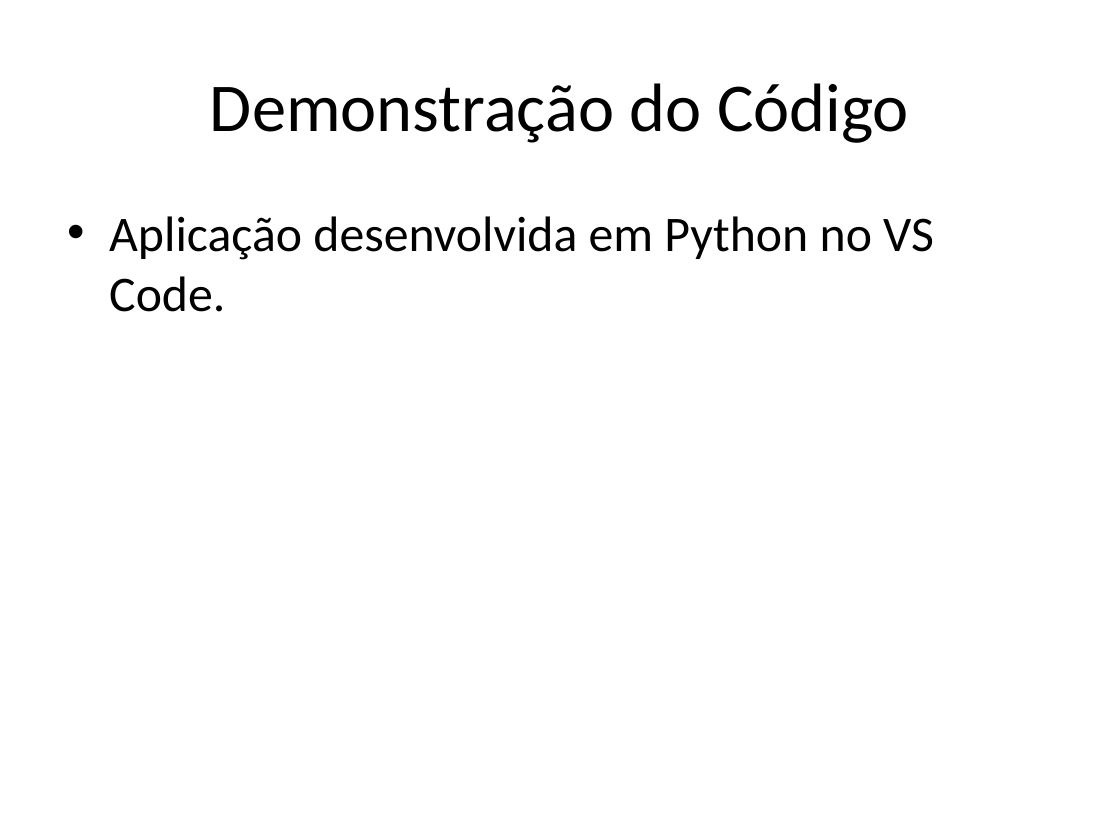
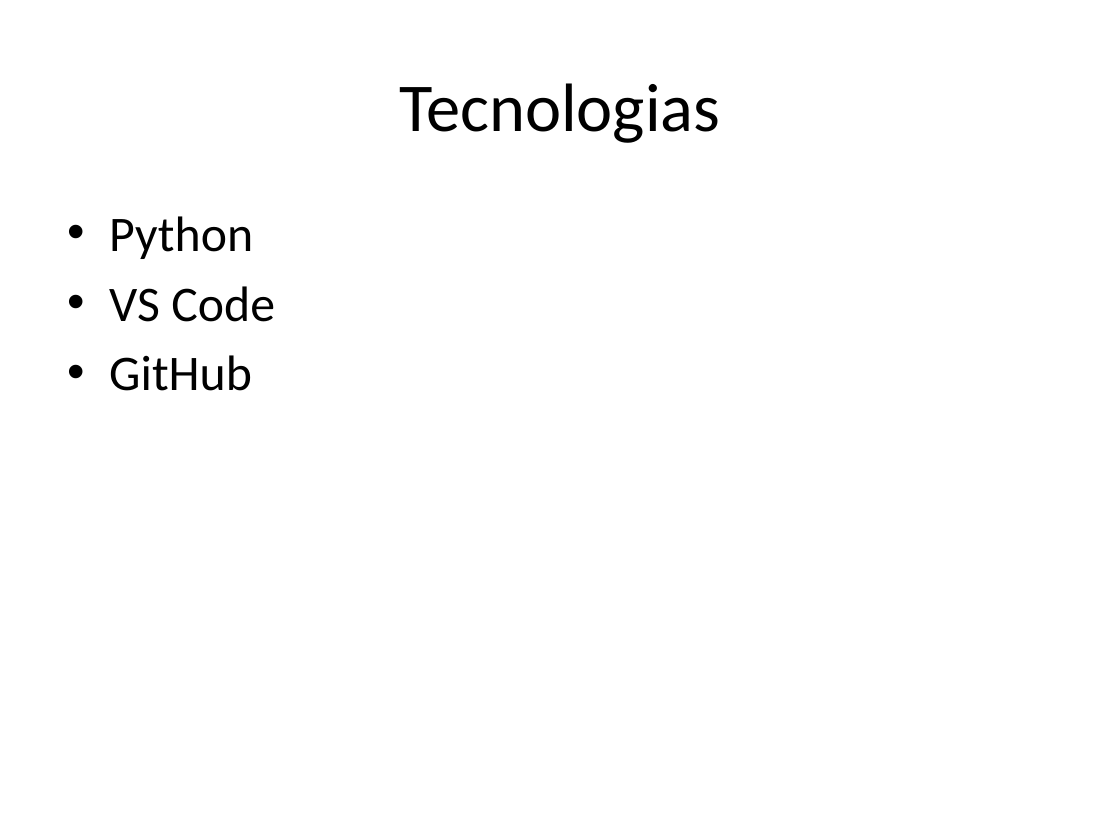
Before and after one commit to PowerTruee/projeto-ufcd-10790, a slide deck: slide 5 of assets/apresentacao.pptx (slide 6 before the commit). Drawn at 1120x840 pixels with LibreOffice and Linux fonts; fonts in the diff are those of the drawing. Boxes give left, top, right and bottom in pixels: in the first picture for what was removed or moved away, otherwise in the second. Text is boxed around its words. In the diff, an @@ line names an element or a change of style, - is before the commit and + after.

```diff
--- a/assets/apresentacao.pptx
+++ b/assets/apresentacao.pptx
@@ title at [399, 83, 720, 143]: text changed @@
-Demonstração do Código
+Tecnologias
@@ text at [109, 216, 275, 391]: text changed @@
-• Aplicação desenvolvida em Python no VS Code.
+• Python
+• VS Code
+• GitHub
```
Also in this commit, not shown: 3 other slides changed, 4 slides added, 5 slides removed, 1 other file.
